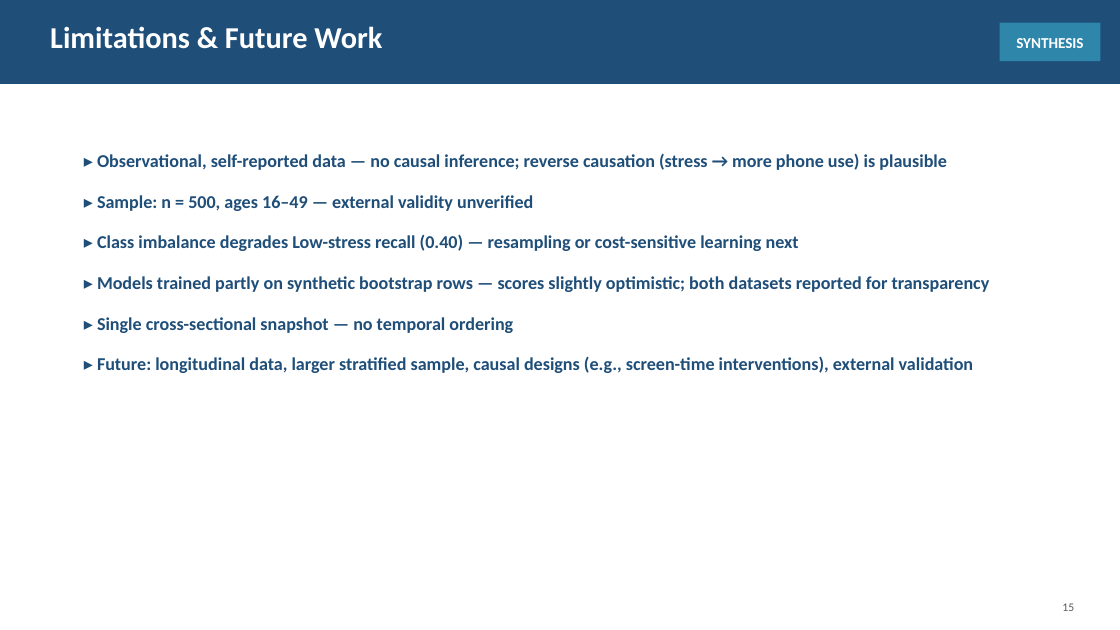
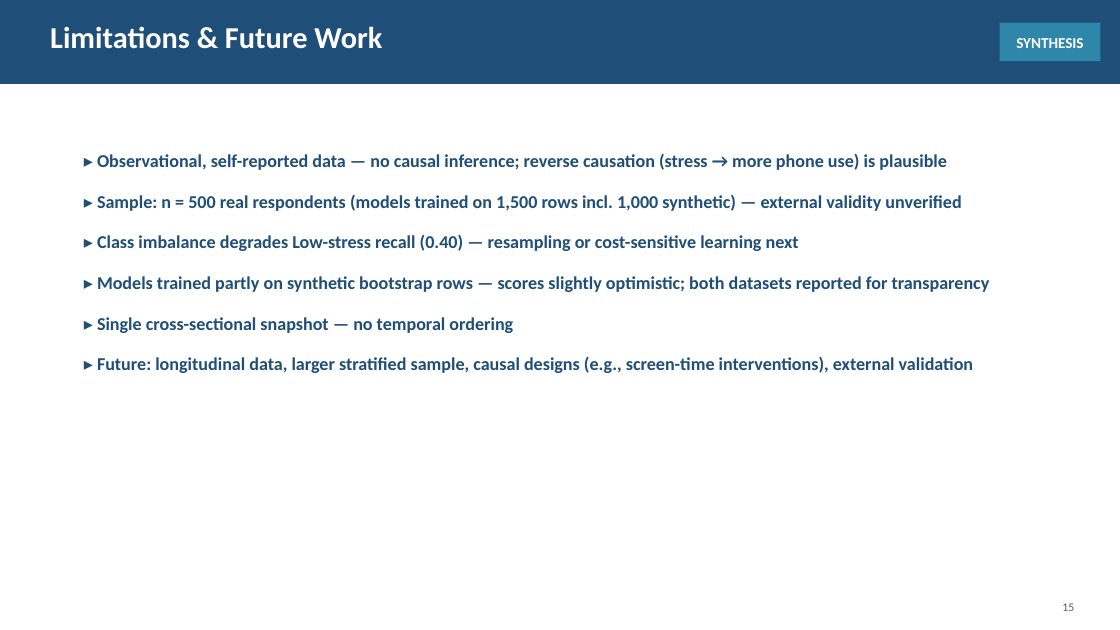
Before and after one commit to jaismine19/social-media-stress-analysis, a slide deck: slide 15 of presentation/Social_Media_Stress_Presentation.pptx. Drawn at 1120x630 pixels with LibreOffice and Linux fonts; fonts in the diff are those of the drawing. Boxes give left, top, right and bottom in pixels: in the first picture for what was removed or moved away, otherwise in the second. Text is boxed around its words. In the diff, an @@ line names an element or a change of style, - is before the commit and + after.

```diff
--- a/presentation/Social_Media_Stress_Presentation.pptx
+++ b/presentation/Social_Media_Stress_Presentation.pptx
@@ text at [97, 194, 961, 211]: text changed @@
-▸ Sample: n = 500, ages 16–49 — external validity unverified
+▸ Sample: n = 500 real respondents (models trained on 1,500 rows incl. 1,000 synthetic) — external validity unverified
```
Also in this commit, not shown: 3 other slides changed.
